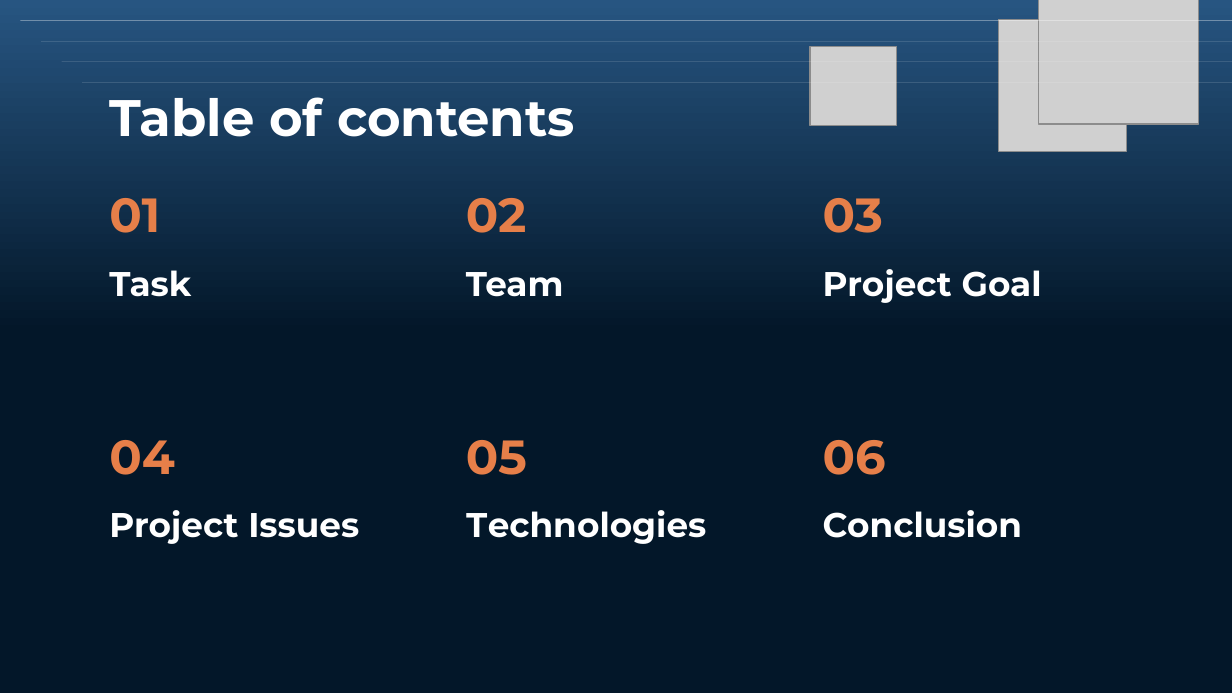
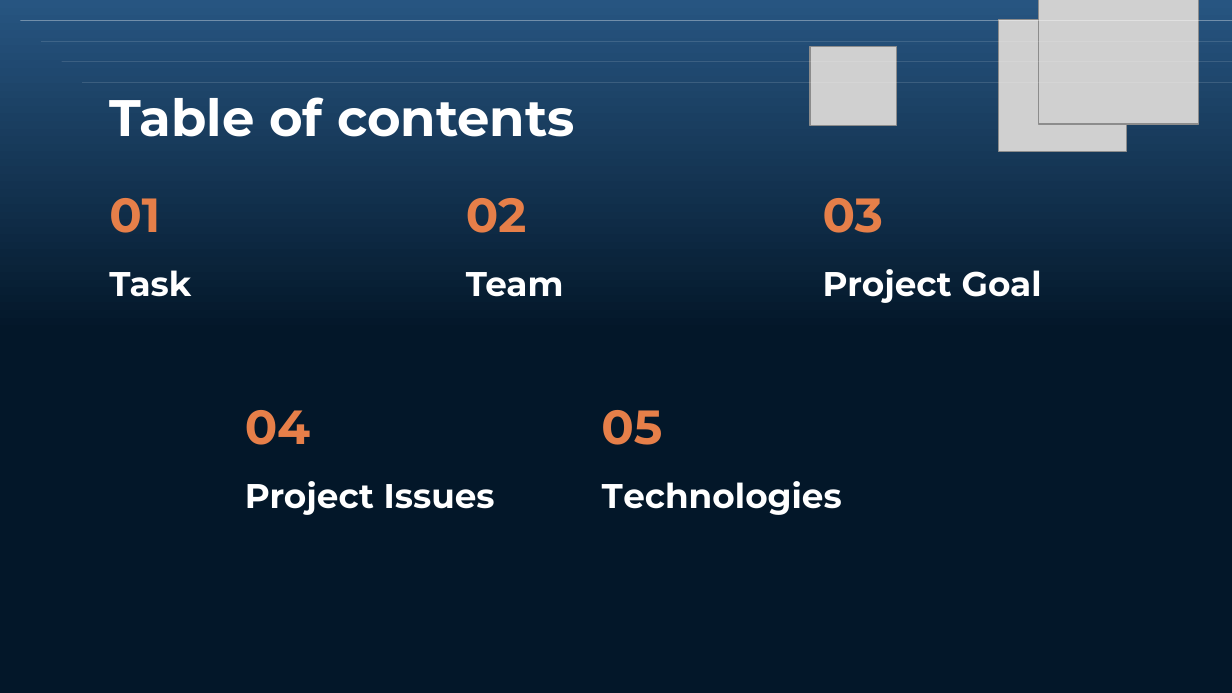
Before and after one commit to MEDimtirov22/Index.PerfectHuman, a slide deck: slide 2 of documentation/ProjectPresentation.pptx. Drawn at 1232x693 pixels with LibreOffice and Linux fonts; fonts in the diff are those of the drawing; grey boxes stand for pictures; background and template pictures are left out. Boxes give left, top, right and bottom in pixels: in the first picture for what was removed or moved away, otherwise in the second. Text is boxed around its words. In the diff, an @@ line names an element or a change of style, - is before the commit and + after.

```diff
--- a/documentation/ProjectPresentation.pptx
+++ b/documentation/ProjectPresentation.pptx
@@ title removed at <box>823,440,886,475</box> @@
-06
@@ 2 titles, 2 subtitles: place and size @@
-2 titles, 2 subtitles at <box>109,440,706,544</box>
+2 titles, 2 subtitles at <box>245,410,841,515</box>
@@ subtitle removed at <box>823,510,1022,538</box> @@
-Conclusion
```
Also in this commit, not shown: 1 slide added, 1 slide removed, 5 other files.
